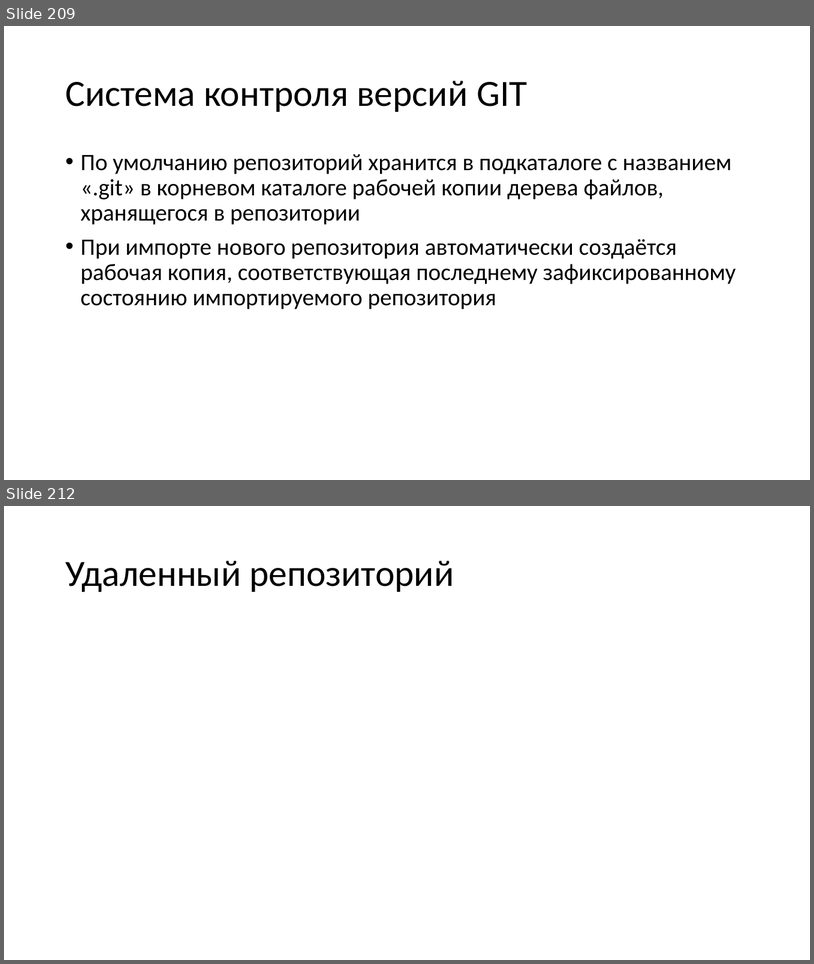
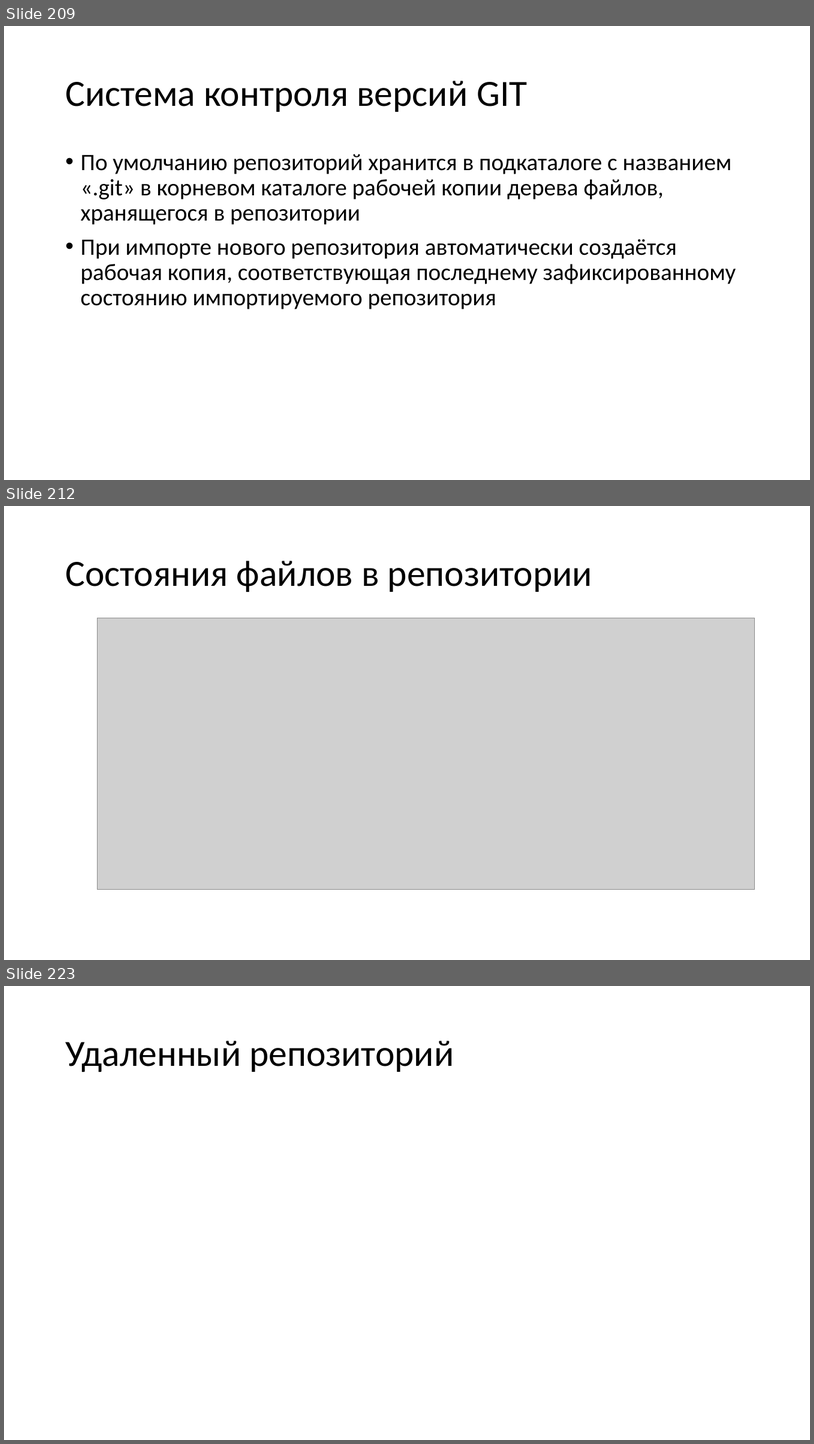
Before and after one commit to paveltsytovich/telegram-course, a slide deck: Presentation/Разработка ботов для телеграмм на Python.pptx. Shown one above the other, each under a label of ours: slides 209 and 212 before the commit, slides 209, 212 and 223 after it; the slides between them are not shown. The pictures are 814x964 and 814x1444 pixels, drawn with LibreOffice and Linux fonts; fonts in the diff are those of the drawing; grey boxes stand for pictures. Boxes give left, top, right and bottom in pixels: in the first picture for what was removed or moved away, otherwise in the second. Text is boxed around its words. In the diff, an @@ line names an element or a change of style, - is before the commit and + after.

```diff
--- a/Presentation/Разработка ботов для телеграмм на Python.pptx
+++ b/Presentation/Разработка ботов для телеграмм на Python.pptx
@@ slide 212 added at <box>4,506,810,960</box>, background #FFFFFF @@
@@ title added at <box>65,561,593,592</box>, 44 pt, text #000000 @@
+Состояния файлов в репозитории
@@ picture added at <box>97,618,755,889</box> @@
@@ what was slide 212 is now slide 223 @@
```
Also in this commit, not shown: 2 slides changed, 10 other slides added.
